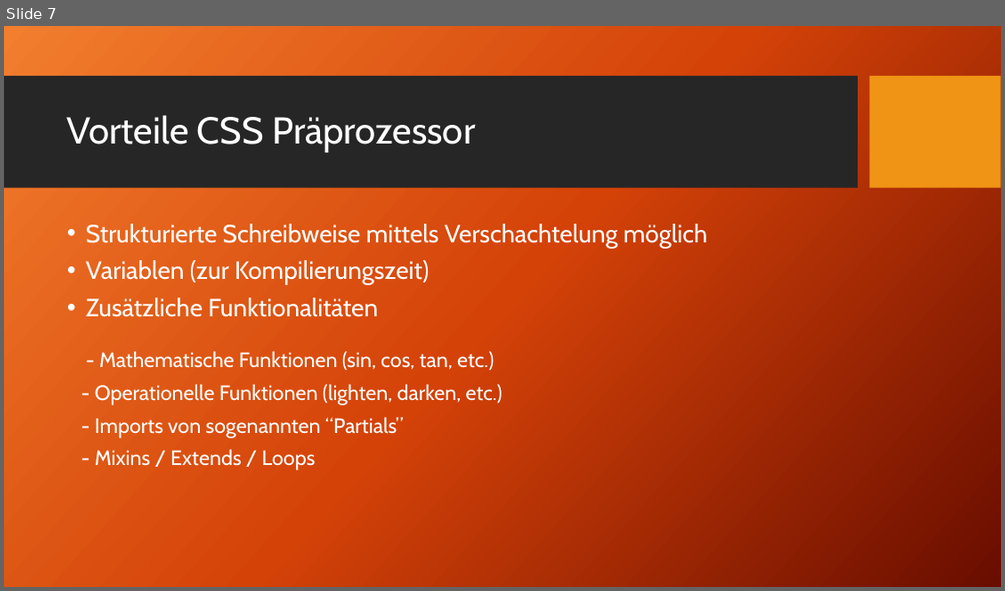
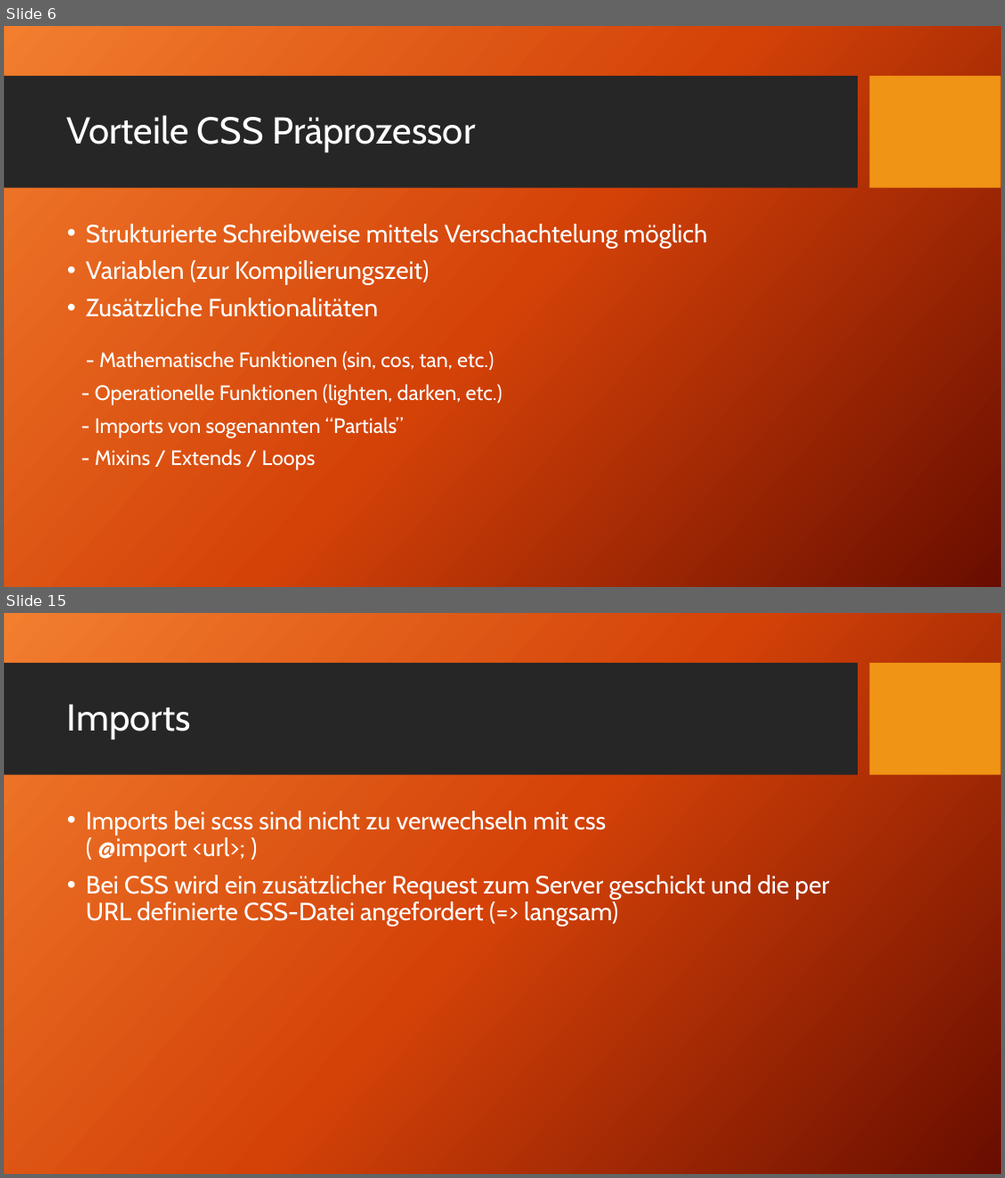
Before and after one commit to TomFrey/htmlCssBasicUebungen, a slide deck: sass Schulung.pptx. Shown one above the other, each under a label of ours: slide 7 before the commit, slides 6 and 15 after it; the slides between them are not shown. The pictures are 1005x591 and 1005x1178 pixels, drawn with LibreOffice and Linux fonts; fonts in the diff are those of the drawing; background and template pictures are left out. Boxes give left, top, right and bottom in pixels: in the first picture for what was removed or moved away, otherwise in the second. Text is boxed around its words. In the diff, an @@ line names an element or a change of style, - is before the commit and + after.

```diff
--- a/sass Schulung.pptx
+++ b/sass Schulung.pptx
@@ slide 15 added at box(4, 613, 1001, 1174), background picture (left out); not listed: 2 template elements that a slide beside it also shows @@
@@ title added at box(67, 704, 191, 739), 36 pt, text #FFFFFF @@
+Imports
@@ text added at box(86, 811, 829, 925), 24 pt, text #FFFFFF @@
+• Imports bei scss sind nicht zu verwechseln mit css
+  ( @import <url>; )
+• Bei CSS wird ein zusätzlicher Request zum Server geschickt und die per URL definierte CSS-Datei angefordert (=> langsam)
@@ what was slide 7 is now slide 6 @@
```
Also in this commit, not shown: 3 slides changed, 22 other slides added, 4 slides removed, 1 other file.
